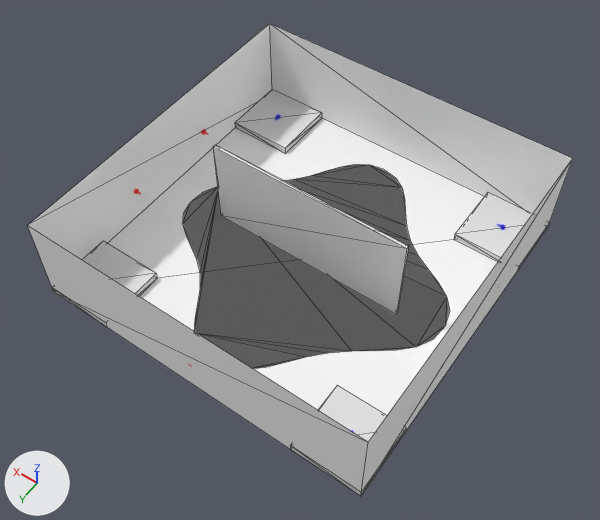
Two versions of the glTF model backend/public/uploads/environments/DemoMuseum01.glb, one commit apart.
The view is the same before and after, from a camera (50 mm lens) standing at (-16.5, 23.9, 37.0) and looking at (-0.4, 1.4, 1.7). Every picture has the same lights, and +X, +Y and +Z are marked at lower left. Mesh edges are drawn as thin lines on the coarser meshes. Where no turn or scale is listed for an object, it has been applied to the vertices. Vertices at the same position are counted once.

In view in the first picture: 'Floor', 'Path', 'RaisedLevel', 'Walls'.
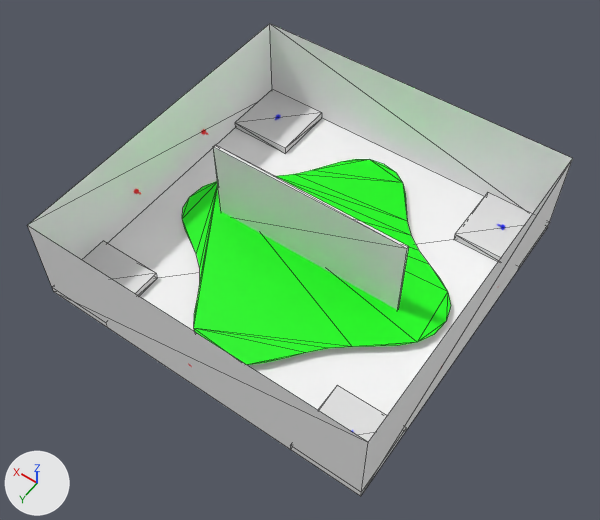
Commit message: fix paths

The edits, one by one:
Material 'Green' (mat_green) is new.
Its base color is (0.0, 1.0, 0.0) (green #00ff00).
me_mesh has 48 vertices, 46 faces and spans x -8.5..8.2, y -8.4..8.3, z 0.0.
me_mesh now uses material mat_green (green #00ff00).
me_cube_004 has 40 vertices, 50 faces and spans x -18.0..2.0, y -2.0..18.0, z 0.0..5.6.
me_cube_004 is used by ob_raisedlevel; location (8.0, -8.0, 0.0).
Verts and faces of me_cube_004; kept vertices keep their numbers, new ones are numbered from 40.
Before the commit, vertices of me_cube_004: 16 (-18.0, 14.0, 0.4) at pixel (406, 427), 17 (-18.0, 18.0, 0.4) at pixel (361, 492), 19 (-14.0, 18.0, 0.4) at pixel (290, 445), 20 (-18.0, 14.0, 0.0) at pixel (405, 431), 21 (-18.0, 18.0, 0.0) at pixel (360, 496).
Before the commit, vertices of me_cube_004: 22 (-14.0, 18.0, 0.0) at pixel (290, 449).
Before the commit, vertices of me_cube_004: 25 (-2.0, 18.0, 0.4) at pixel (105, 322), 26 (2.0, 14.0, 0.4) at pixel (103, 240), 27 (2.0, 18.0, 0.4) at pixel (51, 287), 29 (-2.0, 18.0, 0.0) at pixel (107, 327), 30 (2.0, 18.0, 0.0) at pixel (53, 291).
Before the commit, vertices of me_cube_004: 31 (2.0, 14.0, 0.0).
Part 1, on me_cube_004:
Vertices deleted: 21 (with the faces that use them).
Faces deleted: (16, 17, 20).
Part 2, on me_cube_004:
Vertices deleted: 30 (with the faces that use them).
Faces deleted: (25, 27, 29).
Object 'Path' (ob_path) moves from (0.0, 0.0, 0.0) to (0.0, 0.0, 0.45).

Where the change shows, as pixel boxes (x1, y1, x2, y2) in the pictures (600 x 520 px):
'Path', recoloured, moved: before (183, 164, 449, 369); after (182, 159, 451, 365)
'RaisedLevel', reshaped: before (52, 89, 550, 496); after (83, 89, 532, 442)
part 1 of me_cube_004, deleted: before (290, 429, 406, 496)
part 2 of me_cube_004, deleted: before (52, 288, 107, 327)
